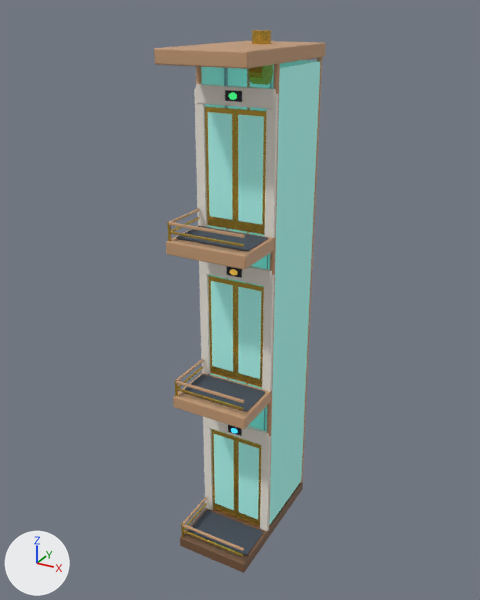
The FBX model Assets/MuseDesk/Art/Models/WallHabitat/WallHabitat_ElevatorSpine_3Tier.fbx as it was, and as the next commit left it.
The view is the same before and after, from a 50 mm camera at (0.468, -1.007, 0.857) aimed at (-0.011, -0.136, 0.422). Every picture has the same lights, and +X, +Y and +Z are marked at lower left. The first picture is the older version. Where no turn or scale is listed for an object, it has been applied to the vertices.

The older version as bpy lines, for what is in view:
```python
me_cube = bpy.data.meshes.new('Cube')
me_cube.from_pydata(...)  # 3800 vertices, 3590 faces; spans x -0.068..0.068, y -0.124..0.125, z -0.01..0.838
me_cube.materials.append(mat_mat_darkwood)  # brown #75543b
me_cube.materials.append(mat_mat_warmwood)  # brown #c89d77
me_cube.materials.append(mat_mat_chamberglass)  # cyan #ade5e0
me_cube.materials.append(mat_mat_brushedmetal)  # grey #a6afb9
me_cube.materials.append(mat_mat_feltslate)  # greyish blue #424a57
me_cube.materials.append(mat_mat_brass)  # yellow #d9b047
me_cube.materials.append(mat_mat_creamceramic)  # white #f4eee4
me_cube.materials.append(mat_mat_charcoalvisor)  # black #21242b
me_cube.materials.append(mat_mat_statuscyan)  # cyan #40d1f2, glowing cyan #40d1f2
me_cube.materials.append(mat_mat_developer_amber)  # yellow #ffcf52, glowing brown #a67f2e
me_cube.materials.append(mat_mat_statusgreen)  # green #38d173, glowing green #38d973
ob_wallhabitat_elevatorspine_3tier_mesh = bpy.data.objects.new('WallHabitat_ElevatorSpine_3Tier_Mesh', me_cube)
ob_wallhabitat_elevatorspine_3tier_mesh.location = (0.0, -0.138, -0.01)
```
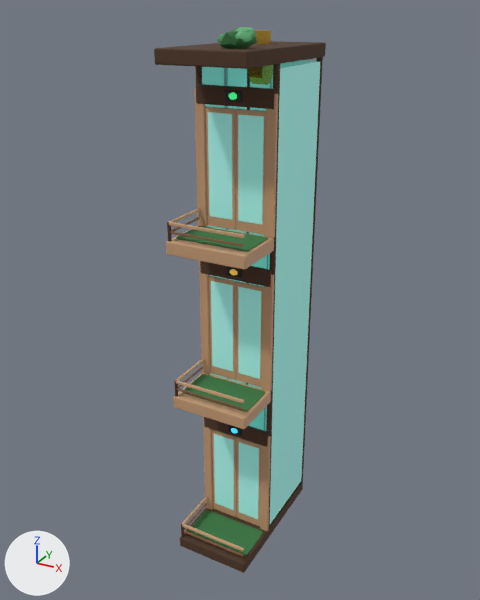
What differs and where, as boxes (x1, y1, x2, y2) in the pictures (480 x 600 px):
'WallHabitat_ElevatorSpine_3Tier_Mesh', reshaped
    before: (154, 30, 326, 573)
    after: (154, 27, 326, 573)
part 1 of me_cube, added
    after: (217, 27, 257, 49)
part 2 of me_cube, recoloured (darker)
    both: (180, 483, 303, 573)
part 3 of me_cube, recoloured
    before: (154, 41, 326, 518)
    after: (154, 41, 326, 529)
part 4 of me_cube, recoloured
    both: (176, 226, 268, 556)
part 5 of me_cube, recoloured (lighter)
    both: (205, 106, 266, 526)
part 6 of me_cube, recoloured
    both: (167, 222, 184, 537)
part 7 of me_cube, recoloured
    both: (170, 217, 244, 556)
part 8 of me_cube, recoloured (white to brown)
    both: (194, 89, 278, 531)
part 9 of me_cube, recoloured
    both: (196, 84, 275, 447)

What changed in the scene script:
```text
Add mat_mat_leathersatchel:
    mat_mat_leathersatchel = principled_material('Mat_LeatherSatchel')
    mat_mat_leathersatchel.base_color = (0.233, 0.1, 0.0432)  # brown #85593b
    mat_mat_leathersatchel.roughness = 0.55
Add mat_mat_treebark:
    mat_mat_treebark = principled_material('Mat_TreeBark')
    mat_mat_treebark.base_color = (0.0757, 0.0347, 0.0163)  # brown #4e3422
    mat_mat_treebark.roughness = 0.85
Add mat_mat_forestmoss:
    mat_mat_forestmoss = principled_material('Mat_ForestMoss')
    mat_mat_forestmoss.base_color = (0.038, 0.179, 0.0509)  # dark green #377540
    mat_mat_forestmoss.roughness = 0.78
Add mat_mat_plantgreen:
    mat_mat_plantgreen = principled_material('Mat_PlantGreen')
    mat_mat_plantgreen.base_color = (0.0946, 0.434, 0.163)  # green #57b070
    mat_mat_plantgreen.roughness = 0.4
Change me_cube:
    used by ob_wallhabitat_elevatorspine_3tier_mesh; location = (0.0, -0.138, -0.01)
    remove me_cube.from_pydata(...)  # 3800 vertices, 3590 faces; spans x -0.068..0.068, y -0.124..0.125, z -0.01..0.838
    add me_cube.from_pydata(...)  # 3836 vertices, 3650 faces; spans x -0.068..0.068, y -0.124..0.125, z -0.01..0.845
    me_cube part 1
    36 vertices are added at x 0.004..0.055, y -0.098..-0.057, z 0.816..0.845
    20 new faces join them, mat_mat_forestmoss (dark green #377540)
    40 new faces join them, mat_mat_plantgreen (green #57b070)
    me_cube part 2: 54 faces spanning x -0.065..0.065, y -0.123..0.123, z -0.01..0.01 switch from mat_mat_darkwood (brown #75543b) to mat_mat_treebark (brown #4e3422)
    me_cube part 3: 102 faces spanning x -0.068..0.068, y -0.124..0.125, z 0.01..0.82 switch from mat_mat_warmwood (brown #c89d77) to mat_mat_treebark (brown #4e3422)
    me_cube part 4: 786 faces spanning x -0.06..0.06, y -0.105..-0.039, z 0.01..0.562 switch from mat_mat_feltslate (greyish blue #424a57) to mat_mat_forestmoss (dark green #377540)
    me_cube part 5: 324 faces spanning x -0.049..0.05, y -0.033..-0.028, z 0.012..0.738 switch from mat_mat_brass (yellow #d9b047) to mat_mat_warmwood (brown #c89d77)
    me_cube part 6: 30 faces spanning x -0.064..-0.058, y -0.12..-0.115, z 0.01..0.588 switch from mat_mat_brass (yellow #d9b047) to mat_mat_treebark (brown #4e3422)
    me_cube part 7: 324 faces spanning x -0.062..0.06, y -0.119..-0.037, z 0.022..0.575 switch from mat_mat_brass (yellow #d9b047) to mat_mat_leathersatchel (brown #85593b)
    me_cube part 8: 324 faces spanning x -0.065..0.065, y -0.036..-0.029, z 0.01..0.762 switch from mat_mat_creamceramic (white #f4eee4) to mat_mat_warmwood (brown #c89d77)
    me_cube part 9: 162 faces spanning x -0.062..0.062, y -0.036..-0.028, z 0.192..0.768 switch from mat_mat_creamceramic (white #f4eee4) to mat_mat_treebark (brown #4e3422)
    other edits to the shape of me_cube do not show in these pictures
    add me_cube.materials.append(mat_mat_plantgreen)  # green #57b070
```
